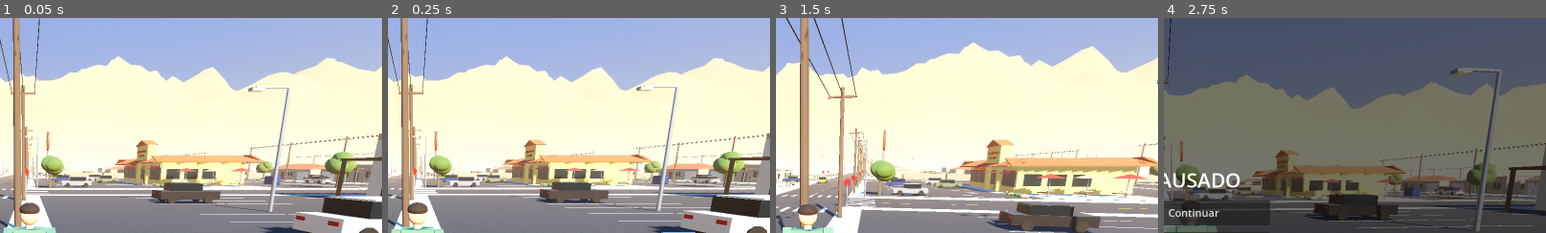
Above: before the commit, frames 1-4 (left to right).
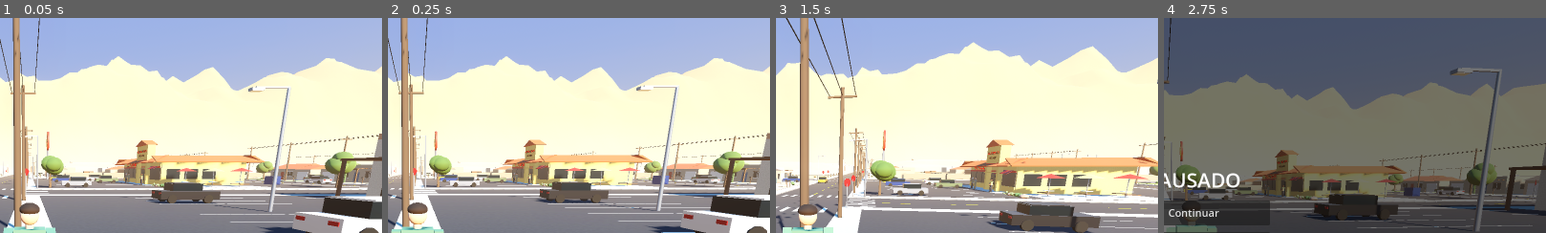
Above: after the commit, the same moments.

Repository: laudisio/desert-mvp
Game: Godot game, scene res://scenes/main.tscn
Same seed, same stepped clock (60 frames per second), same inputs: the game is played once before the commit and once after it.
Inputs (mouse positions are % of the whole screen's width and height, from its top left):
- Up to frame 1 (0.05 s): no input
- Up to frame 2 (0.25 s): no input
- Up to frame 3 (1.5 s): move the mouse to (55, 50) at 0.52 s; hold E (interact) 0.53-1.28 s; hold W (move_forward) from 0.53 s (still down); tap Space (jump) at 0.77 s; move the mouse to (45, 50) at 1.27 s; tap Shift (sprint) at 1.35 s
- Up to frame 4 (2.75 s): keep holding W (move_forward); tap Space (jump) at 1.52 s; move the mouse to (52, 48) at 2.02 s; tap P at 2.1 s
The pictures show only the part of the screen within x 46-96%, y 0-50%; the shares and areas given below are measured in that part.

The runs differ from the first frame. In frame 1, less than 0.1% of the frame differs, in the area x 32-38%, y 72-78%; in frame 2, less than 0.1%; in frame 3, 0.1%, in the area x 50-57%, y 74-81%; in frame 4, less than 0.1%.

Commit message:
Adiciona NPCs parados na frente do restaurante e da casa
Co-Authored-By: Devin AI <158243242+devin-ai-integration[bot]@users.noreply.github.com>

Diff:
--- a/scripts/autotest.gd
+++ b/scripts/autotest.gd
@@ -111,6 +111,16 @@
     rig.yaw = city_yaw_toward(player.global_position, hxf * Vector3(0, 0, 9.0))
     await _wait(1.5)
     await _shot("13_casa")
+    player.teleport(hxf * Vector3(-0.6, City.CURB + 0.1, -2.2))
+    rig.yaw = city_yaw_toward(player.global_position, hxf * Vector3(-0.6, 1.5, 2.0))
+    rig.zoom = 1.2
+    await _wait(1.5)
+    await _shot("16_familia")
+    player.teleport(city.restaurant_door + Vector3(1.0, 0, 3.2))
+    rig.yaw = city_yaw_toward(player.global_position, city.restaurant_door + Vector3(1.0, 1.5, 8.0))
+    await _wait(1.5)
+    await _shot("17_restaurante_npcs")
+    rig.zoom = 1.0
     # aerial
     rig.target = null
     rig.global_position = Vector3(-60, 90, -120)
--- a/scripts/city.gd
+++ b/scripts/city.gd
@@ -43,6 +43,7 @@
 var restaurant_inside := Vector3.ZERO
 var restaurant_counter := Vector3.ZERO
 var family_house_xf := Transform3D()
+var npc_spots: Array = []
 
 
 static func line(i: int) -> float:
@@ -848,6 +849,8 @@
         _plant(b, T(Vector3(cx - 23.5 + k * 0.9, y0, cz - 5.0), rng.randf() * TAU))
     b.box(T(Vector3(cx - 12.0, y0 + 0.75, cz + 19.0)), Vector3(2.0, 1.5, 1.4), M.cars[1])
 
+    for spec in [["gerente", -3.6], ["advogado", 3.6], ["careca", 5.2]]:
+        npc_spots.append([spec[0], T(Vector3(door_x + spec[1], y0 + 0.03, z0 - 2.3), PI)])
     restaurant_door = Vector3(door_x, y0 + 0.1, z0 - 6.0)
     restaurant_inside = Vector3(cx - 2.0, y0 + 0.1, cz + 1.0)
     restaurant_counter = Vector3(cx - 6.0, y0 + 1.5, ctr_z + 1.5)
@@ -941,3 +944,5 @@
     _bx(b, xf, Vector3(7.0, y0 + 0.55, 0.5), Vector3(0.08, 1.1, 0.08), M.wood)
     _bx(b, xf, Vector3(7.0, y0 + 1.15, 0.5), Vector3(0.22, 0.24, 0.45), M.dark_metal, false)
     _car_prop(b, xf * T(Vector3(gx, y0, sb - 2.6)), M.family_car)
+    for spec in [["mulher", -2.6, 2.4, 0.2], ["forte", -0.6, 1.8, 0.0], ["adolescente", 1.2, 2.3, -0.2]]:
+        npc_spots.append([spec[0], xf * T(Vector3(spec[1], y0 + 0.01, spec[2]), PI + spec[3])])
--- a/scripts/main.gd
+++ b/scripts/main.gd
@@ -20,6 +20,14 @@
     player.transform = city.player_spawn
     player.spawn_point = city.player_spawn.origin + Vector3.UP
     add_child(player)
+
+    for spot in city.npc_spots:
+        var npc := Npc.new()
+        npc.name = "Npc_" + spot[0]
+        npc.setup(spot[0])
+        npc.transform = spot[1]
+        npc.watch = player
+        add_child(npc)
 
     for spec in [["sedan", city.sedan_spawn], ["rv", city.rv_spawn]]:
         var v := Vehicle.new()
--- /dev/null
+++ b/scripts/npc.gd
@@ -0,0 +1,197 @@
+class_name Npc
+extends StaticBody3D
+## Idle low-poly NPC: breathes and turns its head toward `watch` when close.
+
+const LOOK_RADIUS := 9.0
+
+var kind := ""
+var watch: Node3D
+var model: Node3D
+var torso: Node3D
+var head: Node3D
+var _phase := 0.0
+
+
+func setup(kind_name: String) -> void:
+    kind = kind_name
+    collision_layer = 1
+    collision_mask = 0
+    var shape := CollisionShape3D.new()
+    var cap := CapsuleShape3D.new()
+    cap.radius = 0.32
+    cap.height = 1.8
+    shape.shape = cap
+    shape.position.y = 0.9
+    add_child(shape)
+    _phase = randf() * TAU
+    _build()
+
+
+func _m(key: String, c: Color, rough := 0.8) -> StandardMaterial3D:
+    return Mats.solid("npc_" + key, c, rough)
+
+
+func _part(parent: Node3D, mesh: Mesh, mat: Material, pos: Vector3, rot := Vector3.ZERO) -> MeshInstance3D:
+    var mi := MeshInstance3D.new()
+    mi.mesh = mesh
+    mi.material_override = mat
+    mi.position = pos
+    mi.rotation = rot
+    parent.add_child(mi)
+    return mi
+
+
+func _node(parent: Node3D, pos: Vector3) -> Node3D:
+    var n := Node3D.new()
+    n.position = pos
+    parent.add_child(n)
+    return n
+
+
+func _build() -> void:
+    var skin_light := Color(0.9, 0.72, 0.6)
+    var s := {
+        "skin": skin_light, "shirt": Color(0.8, 0.8, 0.8), "pants": Color(0.2, 0.2, 0.22),
+        "shoes": Color(0.1, 0.08, 0.07), "hair": Color(0.2, 0.14, 0.1), "bald": false,
+        "jacket": null, "tie": null, "glasses": false, "long_hair": false, "goatee": false,
+        "fringe": null, "stubble": null, "crutches": false, "width": 1.0, "height": 1.0,
+        "belly": 0.0, "hands": "side",
+    }
+    match kind:
+        "gerente":
+            s.skin = Color(0.5, 0.34, 0.24)
+            s.shirt = Color(0.97, 0.86, 0.45)
+            s.tie = Color(0.25, 0.12, 0.08)
+            s.pants = Color(0.14, 0.15, 0.2)
+            s.hair = Color(0.08, 0.07, 0.07)
+            s.glasses = true
+            s.hands = "front"
+            s.height = 1.02
+        "advogado":
+            s.shirt = Color(0.55, 0.3, 0.6)
+            s.jacket = Color(0.55, 0.5, 0.38)
+            s.tie = Color(0.95, 0.75, 0.15)
+            s.pants = Color(0.55, 0.5, 0.38)
+            s.hair = Color(0.35, 0.24, 0.15)
+            s.hands = "open"
+            s.belly = 0.03
+        "careca":
+            s.skin = Color(0.88, 0.7, 0.6)
+            s.shirt = Color(0.35, 0.33, 0.3)
+            s.jacket = Color(0.56, 0.48, 0.36)
+            s.pants = Color(0.2, 0.2, 0.22)
+            s.bald = true
+            s.fringe = Color(0.78, 0.76, 0.72)
+            s.stubble = Color(0.72, 0.7, 0.66)
+            s.width = 1.06
+            s.hands = "side"
+        "mulher":
+            s.shirt = Color(0.35, 0.5, 0.72)
+            s.pants = Color(0.22, 0.3, 0.45)
+            s.hair = Color(0.92, 0.8, 0.5)
+            s.long_hair = true
+            s.width = 0.88
+            s.height = 0.96
+            s.hands = "front"
+        "forte":
+            s.shirt = Color(0.42, 0.18, 0.16)
+            s.pants = Color(0.6, 0.52, 0.38)
+            s.bald = true
+            s.goatee = true
+            s.hair = Color(0.3, 0.2, 0.12)
+            s.width = 1.18
+            s.belly = 0.06
+            s.hands = "hips"
+        "adolescente":
+            s.shirt = Color(0.2, 0.22, 0.3)
+            s.jacket = Color(0.15, 0.17, 0.22)
+            s.pants = Color(0.3, 0.35, 0.45)
+            s.hair = Color(0.12, 0.09, 0.07)
+            s.glasses = true
+            s.crutches = true
+            s.height = 0.97
+    _build_body(s)
+
+
+func _build_body(s: Dictionary) -> void:
+    model = _node(self, Vector3.ZERO)
+    model.scale = Vector3(1.0, s.height, 1.0)
+    var w: float = s.width
+    var skin := _m(kind + "_skin", s.skin, 0.7)
+    var shirt := _m(kind + "_shirt", s.shirt)
+    var pants := _m(kind + "_pants", s.pants, 0.9)
+    var shoes := _m("shoes", s.shoes, 0.6)
+    var dark := _m("eyes", Color(0.05, 0.05, 0.05), 0.4)
+    var top: Material = shirt if s.jacket == null else _m(kind + "_jacket", s.jacket)
+
+    for sx in [-0.11 * w, 0.11 * w]:
+        _part(model, GeoBuilder.box_mesh(Vector3(0.17 * w, 0.82, 0.2)), pants, Vector3(sx, 0.51, 0))
+        _part(model, GeoBuilder.box_mesh(Vector3(0.18 * w, 0.1, 0.3)), shoes, Vector3(sx, 0.05, 0.05))
+
+    torso = _node(model, Vector3(0, 0.92, 0))
+    _part(torso, GeoBuilder.box_mesh(Vector3(0.44 * w, 0.18, 0.25 + s.belly)), pants, Vector3(0, 0.05, 0))
+    _part(torso, GeoBuilder.box_mesh(Vector3(0.46 * w, 0.6, 0.26 + s.belly)), top, Vector3(0, 0.35, 0))
+    if s.jacket != null:
+        _part(torso, GeoBuilder.box_mesh(Vector3(0.16, 0.42, 0.02)), shirt, Vector3(0, 0.44, 0.135 + s.belly * 0.5))
+    if s.tie != null:
+        _part(torso, GeoBuilder.box_mesh(Vector3(0.07, 0.4, 0.02)), _m(kind + "_tie", s.tie, 0.5), Vector3(0, 0.45, 0.15 + s.belly * 0.5))
+    if s.long_hair:
+        _part(torso, GeoBuilder.box_mesh(Vector3(0.32, 0.26, 0.08)), _m(kind + "_hair", s.hair), Vector3(0, 0.58, -0.15))
+
+    for side in [-1.0, 1.0]:
+        var arm := _node(torso, Vector3(side * 0.31 * w, 0.6, 0))
+        _part(arm, GeoBuilder.box_mesh(Vector3(0.14, 0.3, 0.15)), top, Vector3(0, -0.13, 0))
+        _part(arm, GeoBuilder.box_mesh(Vector3(0.11, 0.34, 0.12)), top if s.jacket != null else skin, Vector3(0, -0.44, 0))
+        _part(arm, GeoBuilder.sphere_mesh(0.06, 0.12, 8, 4), skin, Vector3(0, -0.64, 0))
+        match s.hands:
+            "front":
+                arm.rotation = Vector3(-0.45, 0, -side * 0.42)
+            "open":
+                arm.rotation = Vector3(-0.7, 0, side * 0.25)
+            "hips":
+                arm.rotation = Vector3(0, 0, side * 0.55)
+            _:
+                arm.rotation = Vector3(0, 0, side * 0.06)
+        if s.crutches:
+            arm.rotation = Vector3(-0.15, 0, side * 0.12)
+            var c := _node(model, Vector3(side * 0.42 * w, 0, 0.12))
+            c.rotation = Vector3(-0.05, 0, side * 0.05)
+            var metal := _m("crutch", Color(0.7, 0.72, 0.75), 0.3)
+            _part(c, GeoBuilder.cyl_mesh(0.02, 0.02, 1.3, 6), metal, Vector3(0, 0.65, 0))
+            _part(c, GeoBuilder.box_mesh(Vector3(0.12, 0.04, 0.05)), _m("crutch_pad", Color(0.1, 0.1, 0.1)), Vector3(0, 1.3, 0))
+
+    _part(torso, GeoBuilder.cyl_mesh(0.06, 0.06, 0.1, 8), skin, Vector3(0, 0.69, 0))
+    head = _node(torso, Vector3(0, 0.85, 0))
+    _part(head, GeoBuilder.sphere_mesh(0.14, 0.3, 12, 8), skin, Vector3.ZERO)
+    var hair := _m(kind + "_hair", s.hair, 0.9)
+    if not s.bald:
+        _part(head, GeoBuilder.sphere_mesh(0.148, 0.2, 12, 6), hair, Vector3(0, 0.08, -0.01))
+    if s.long_hair:
+        _part(head, GeoBuilder.box_mesh(Vector3(0.31, 0.3, 0.12)), hair, Vector3(0, -0.04, -0.1))
+    if s.fringe != null:
+        _part(head, GeoBuilder.cyl_mesh(0.145, 0.145, 0.07, 12), _m(kind + "_fringe", s.fringe), Vector3(0, -0.01, -0.02))
+    if s.stubble != null:
+        _part(head, GeoBuilder.box_mesh(Vector3(0.2, 0.08, 0.08)), _m(kind + "_stubble", s.stubble), Vector3(0, -0.1, 0.09))
+    if s.goatee:
+        _part(head, GeoBuilder.box_mesh(Vector3(0.09, 0.09, 0.05)), hair, Vector3(0, -0.12, 0.12))
+        _part(head, GeoBuilder.box_mesh(Vector3(0.12, 0.025, 0.04)), hair, Vector3(0, -0.05, 0.135))
+    for sx in [-0.05, 0.05]:
+        _part(head, GeoBuilder.box_mesh(Vector3(0.04, 0.025, 0.02)), dark, Vector3(sx, 0.02, 0.135))
+    if s.glasses:
+        var frame := _m("glasses", Color(0.08, 0.08, 0.08), 0.3)
+        for sx in [-0.055, 0.055]:
+            _part(head, GeoBuilder.box_mesh(Vector3(0.085, 0.055, 0.012)), frame, Vector3(sx, 0.02, 0.148))
+        _part(head, GeoBuilder.box_mesh(Vector3(0.3, 0.015, 0.012)), frame, Vector3(0, 0.035, 0.145))
+    _part(head, GeoBuilder.box_mesh(Vector3(0.03, 0.05, 0.04)), skin, Vector3(0, -0.02, 0.145))
+
+
+func _process(delta: float) -> void:
+    _phase += delta * 1.6
+    torso.position.y = 0.92 + sin(_phase) * 0.006
+    torso.scale = Vector3(1.0 + sin(_phase) * 0.012, 1.0, 1.0 + sin(_phase) * 0.012)
+    var target_yaw := 0.0
+    if watch and watch.is_visible_in_tree():
+        var to_p := global_transform.affine_inverse() * watch.global_position
+        if to_p.length() < LOOK_RADIUS and to_p.z > -0.5:
+            target_yaw = clampf(atan2(to_p.x, to_p.z), -1.1, 1.1)
+    head.rotation.y = lerp_angle(head.rotation.y, target_yaw, 1.0 - exp(-4.0 * delta))
Not shown, added: scripts/npc.gd.uid
